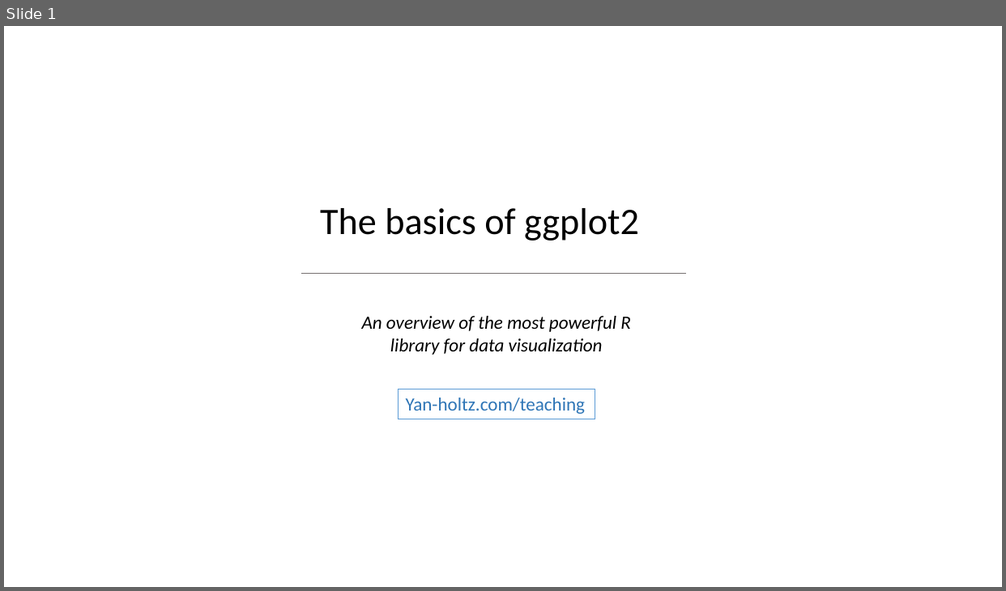
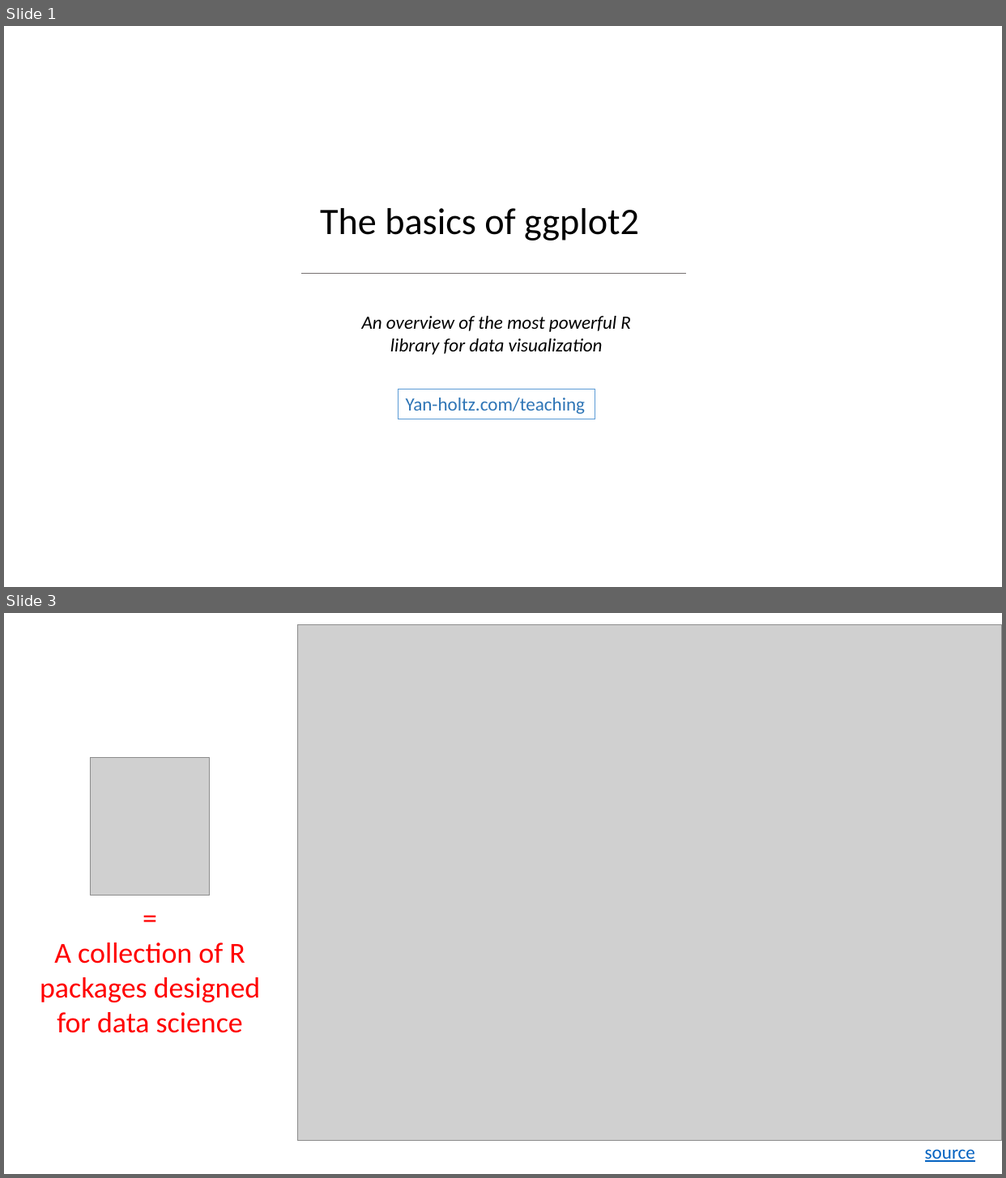
Before and after one commit to holtzy/Teaching, a slide deck: Ggplot2_basic.pptx. Shown one above the other, each under a label of ours: slide 1 before the commit, slides 1 and 3 after it; the slides between them are not shown. The pictures are 1006x591 and 1006x1178 pixels, drawn with LibreOffice and Linux fonts; fonts in the diff are those of the drawing; grey boxes stand for pictures; background and template pictures are left out. Boxes give left, top, right and bottom in pixels: in the first picture for what was removed or moved away, otherwise in the second. Text is boxed around its words. In the diff, an @@ line names an element or a change of style, - is before the commit and + after.

```diff
--- a/Ggplot2_basic.pptx
+++ b/Ggplot2_basic.pptx
@@ slide 3 added at box(4, 613, 1002, 1174), background #FFFFFF @@
@@ picture added at box(297, 624, 1002, 1141) @@
@@ picture added at box(90, 758, 209, 896) @@
@@ text added at box(40, 943, 260, 1033), 28 pt, text #FF0000 @@
+=
+A collection of R packages designed for data science
@@ text added at box(925, 1149, 975, 1162), 18 pt, text #0563C1, underline @@
+source
```
Also in this commit, not shown: 1 slide changed, 12 other slides added, 2 slides removed, 2 other files.
